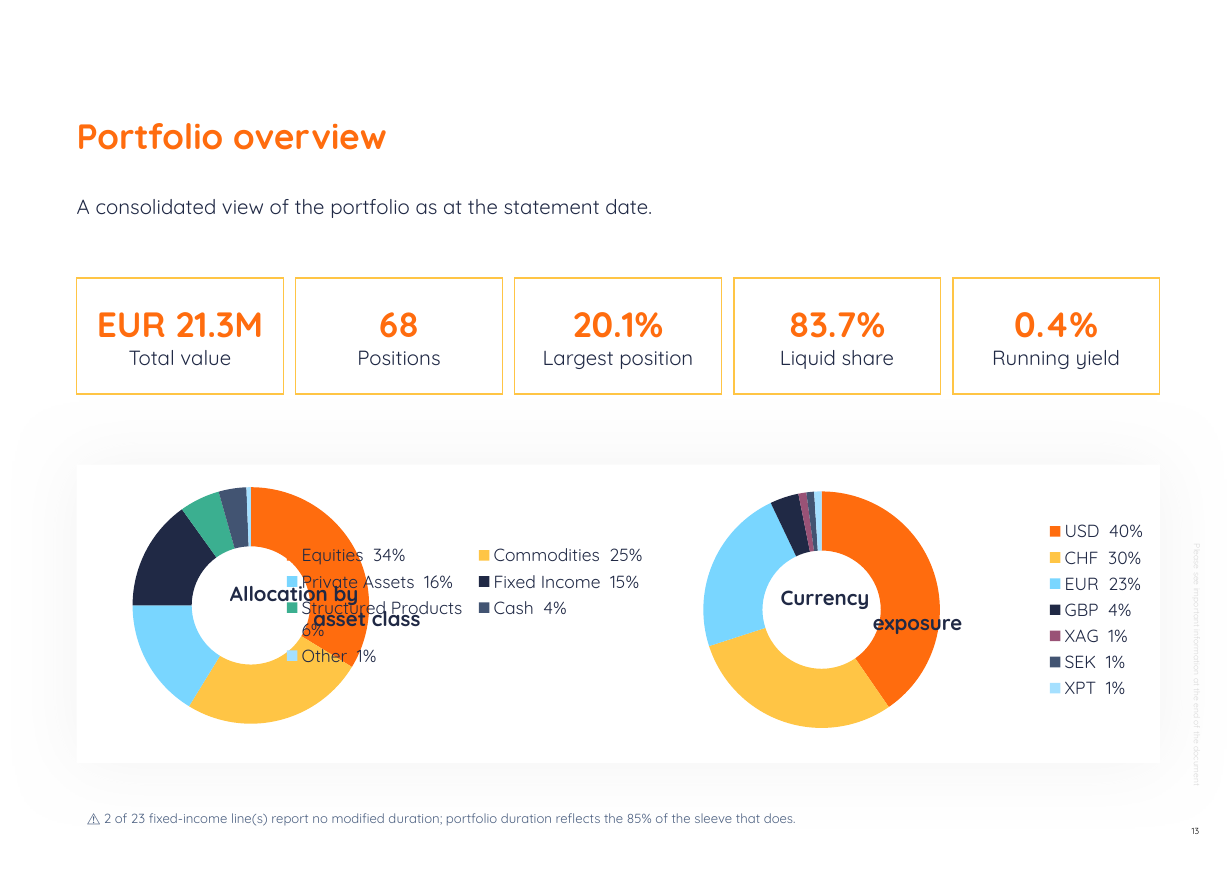
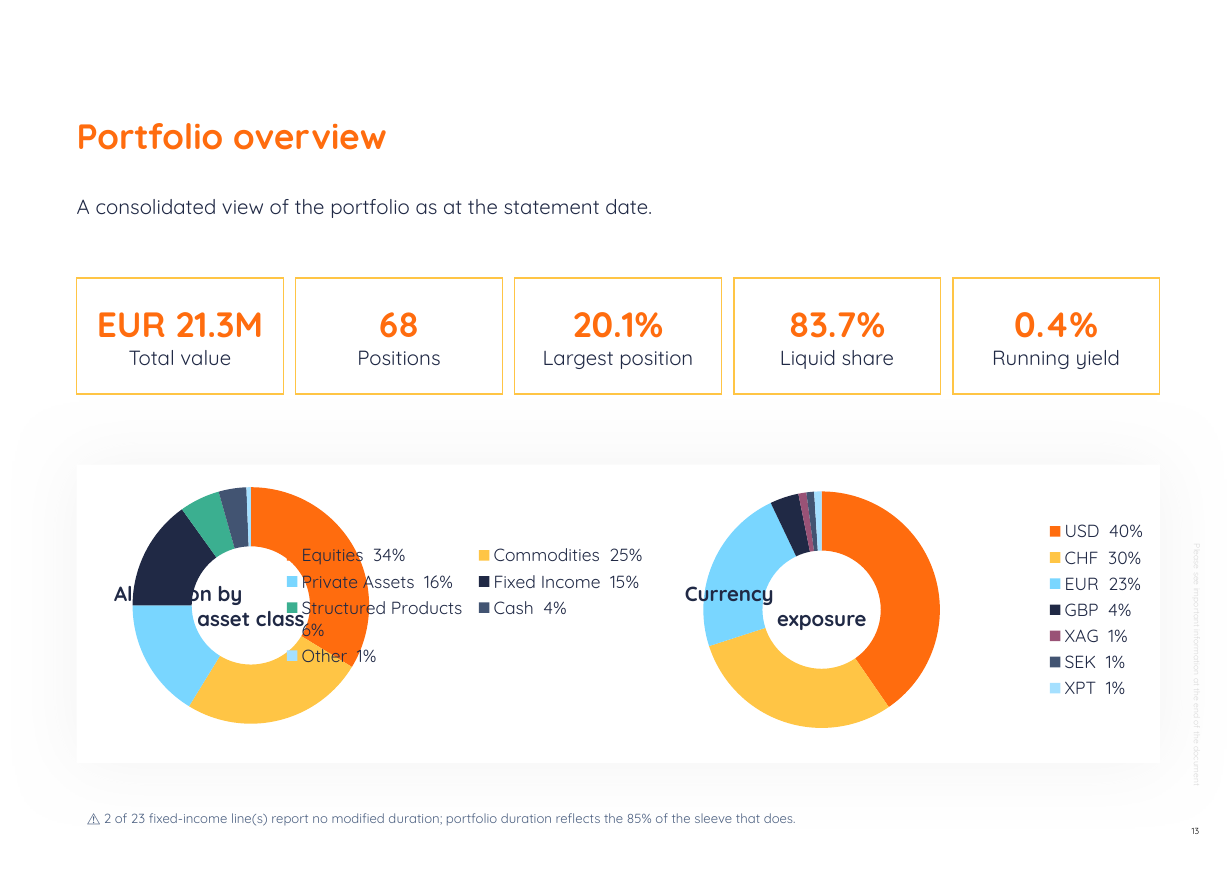
Before and after one commit to jb-db05/Investment_Proposal, a slide deck: slide 13 of investment-proposal-builder/work/example_output_deck.pptx. Drawn at 1232x871 pixels with LibreOffice and Linux fonts; fonts in the diff are those of the drawing; background and template pictures are left out. Boxes give left, top, right and bottom in pixels: in the first picture for what was removed or moved away, otherwise in the second. Text is boxed around its words. In the diff, an @@ line names an element or a change of style, - is before the commit and + after.

```diff
--- a/investment-proposal-builder/work/example_output_deck.pptx
+++ b/investment-proposal-builder/work/example_output_deck.pptx
@@ text "Allocation by asset class" moved from (x1=230, y1=580, x2=421, y2=631) to (x1=114, y1=580, x2=305, y2=631) @@
@@ text "Currency exposure" rewrapped from (x1=781, y1=590, x2=963, y2=635) to (x1=685, y1=580, x2=867, y2=630) @@
```
Also in this commit, not shown: 7 other slides changed, 5 slides removed, 8 other files.
